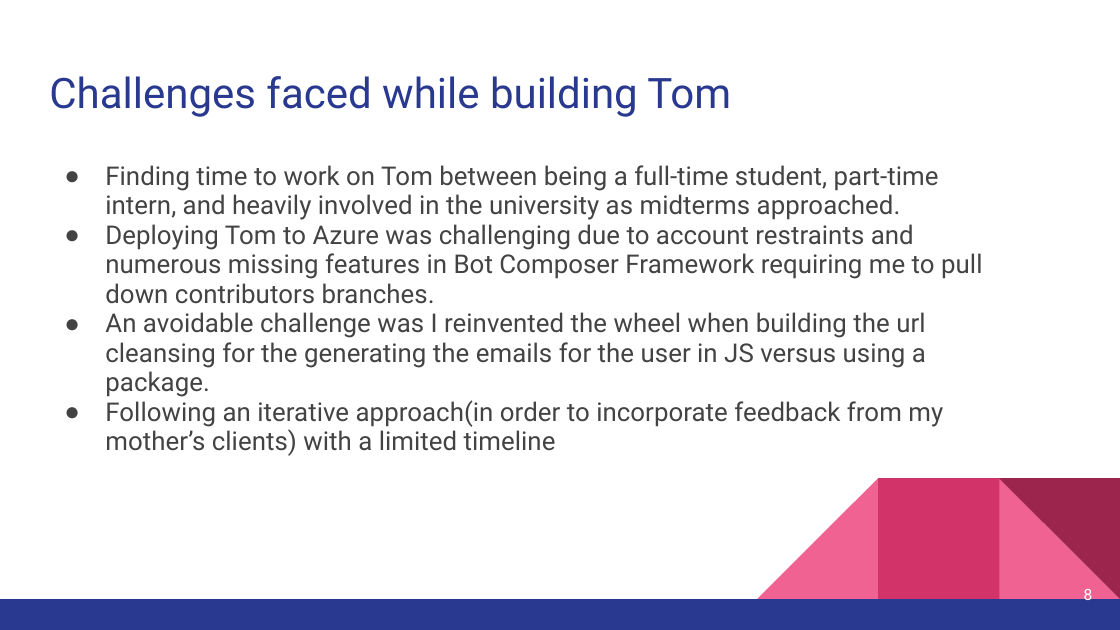
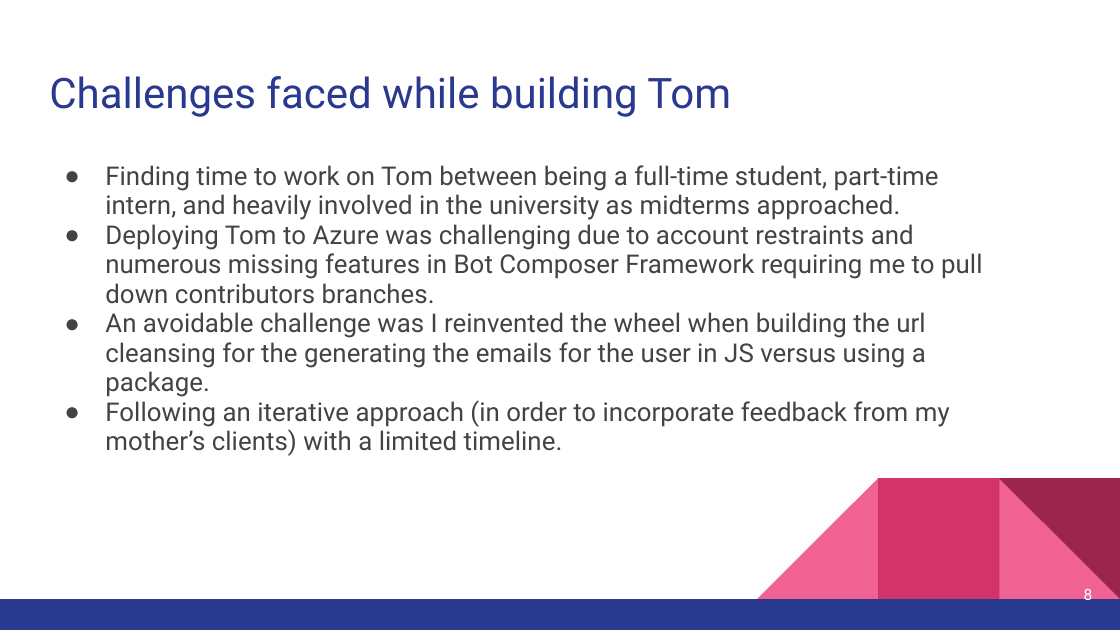
Before and after one commit to Bracciata/TomIEPBot, a slide deck: slide 8 of Resources/PresentationMaterials/Tom the IEP Assistant.pptx. Drawn at 1120x630 pixels with LibreOffice and Linux fonts; fonts in the diff are those of the drawing. Boxes give left, top, right and bottom in pixels: in the first picture for what was removed or moved away, otherwise in the second. Text is boxed around its words. In the diff, an @@ line names an element or a change of style, - is before the commit and + after.

```diff
--- a/Resources/PresentationMaterials/Tom the IEP Assistant.pptx
+++ b/Resources/PresentationMaterials/Tom the IEP Assistant.pptx
@@ text at <box>105,400,950,456</box>: text changed @@
-● Following an iterative approach(in order to incorporate feedback from my mother’s clients) with a limited timeline
+● Following an iterative approach (in order to incorporate feedback from my mother’s clients) with a limited timeline.
```
Also in this commit, not shown: 5 other slides changed.
